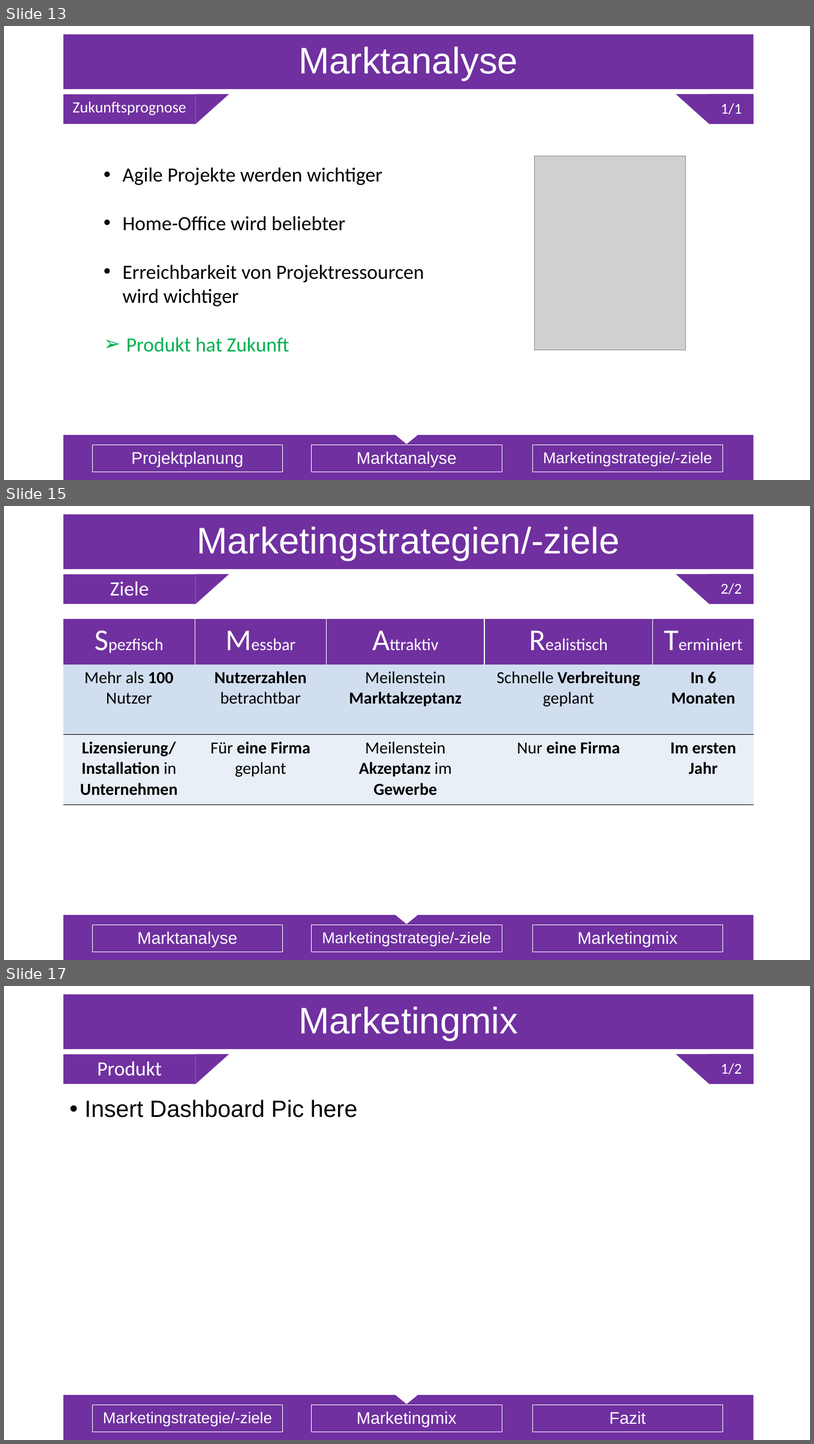
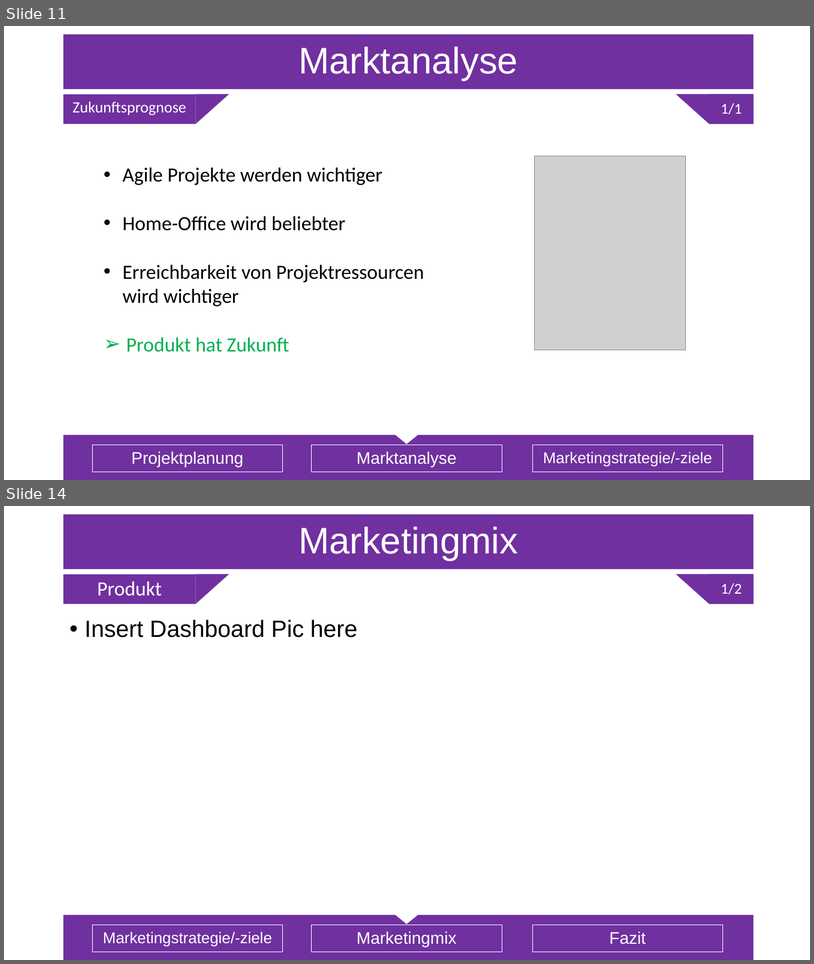
Before and after one commit to Sl0thking/mp_gproz_scrumiverse, a slide deck: 5_Präsentation/Projektpräsentation.pptx. Shown one above the other, each under a label of ours: slides 13, 15 and 17 before the commit, slides 11 and 14 after it; the slides between them are not shown. The pictures are 814x1444 and 814x964 pixels, drawn with LibreOffice and Linux fonts; fonts in the diff are those of the drawing; grey boxes stand for pictures. Boxes give left, top, right and bottom in pixels: in the first picture for what was removed or moved away, otherwise in the second. Text is boxed around its words. In the diff, an @@ line names an element or a change of style, - is before the commit and + after.

```diff
--- a/5_Präsentation/Projektpräsentation.pptx
+++ b/5_Präsentation/Projektpräsentation.pptx
@@ slide 15 removed at (x1=4, y1=506, x2=810, y2=960), background #FFFFFF; not listed: 5 template elements that a slide beside it also shows @@
@@ title removed at (x1=63, y1=514, x2=753, y2=570) @@
-Marketingstrategien/-ziele
@@ text removed at (x1=63, y1=574, x2=195, y2=604) @@
-Ziele
@@ text removed at (x1=710, y1=574, x2=754, y2=604) @@
-2/2
@@ table removed at (x1=63, y1=619, x2=754, y2=805), 3 rows, 5 columns @@
-Spezfisch | Messbar | Attraktiv | Realistisch | Terminiert
-Mehr als 100 Nutzer | Nutzerzahlen / betrachtbar | Meilenstein Marktakzeptanz | Schnelle Verbreitung geplant | In 6 Monaten
-Lizensierung/ Installation in Unternehmen | Für eine Firma geplant | Meilenstein / Akzeptanz im Gewerbe | Nur eine Firma | Im ersten Jahr
@@ text removed at (x1=92, y1=925, x2=283, y2=951) @@
-Marktanalyse
@@ text removed at (x1=312, y1=925, x2=503, y2=951) @@
-Marketingstrategie/-ziele
@@ text removed at (x1=533, y1=925, x2=723, y2=951) @@
-Marketingmix
@@ what was slide 13 is now slide 11 @@
@@ what was slide 17 is now slide 14 @@
```
Also in this commit, not shown: 4 slides changed, 2 other slides removed.
